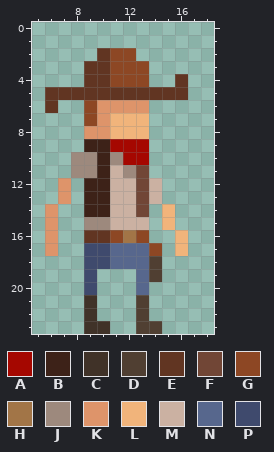
A pixel-art sprite gets an edit: assets/sprites/cowboy.png. That is the earlier state.
The file is 24x24 pixels. Shown: x 5..18, y 0..23.
Palette (. is transparent): A #a50700  B #3d2218  C #403228  D #503f32  E #613522  F #714636  G #8d4724  H #a27547  J #9d897d  K #de946a  L #f1b47b  M #cbb1a2  N #57678d  P #3f4a6d
Pixels before, first column x 6:
 2 ....EGG....
 3 ...EEGGG...
 4 ...EEGGG..E
 5 EEEEEEEEEEE
 6 E..GKKKK...
 7 ...GKLLL...
 8 ...KKLLL...
 9 ...BBAAA...
10 ..JJBJAA...
11 ..JJBMJF...
12 .K.BBMMFM..
13 .K.BBMMFM..
14 K..BBMMF.L.
15 K..JJMMM.L.
16 K..EEGHG..L
17 K..PPNNNG.L
18 ...PPNNND..
19 ...P...ND..
20 ...P...N...
21 ...C...D...
22 ...C...D...
23 ...CC..DD..
The same view after the edit:
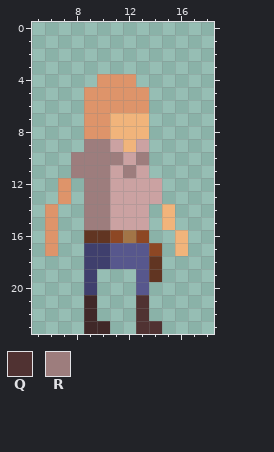
Colours new in this view: Q #503232  R #9d7d7d
The exact change:
colour C: #403228 -> #402828
colour M: #cbb1a2 -> #cba2a2
colour N: #57678d -> #57578d
colour P: #3f4a6d -> #3f3f6d
Changed rows in their new state; - is a pixel that keeps its letter.
first column x 6:
 2 ----...----
 3 ---.....---
 4 ---.KKK.--.
 5 ...KKKKK...
 6 .--K-------
 7 ---K-------
 9 ---RRMLM---
10 --RRRRMR---
11 --RRR-RM---
12 ---RR--M---
13 ---RR--M---
14 ---RR--M---
15 ---RR------
18 --------E--
19 --------E--
21 -------Q---
22 -------Q---
23 -------QQ--
Boxes around the changes in both pictures, in picture pixels (x1, y1, x2, y2):
changed: (45, 48, 188, 334)
